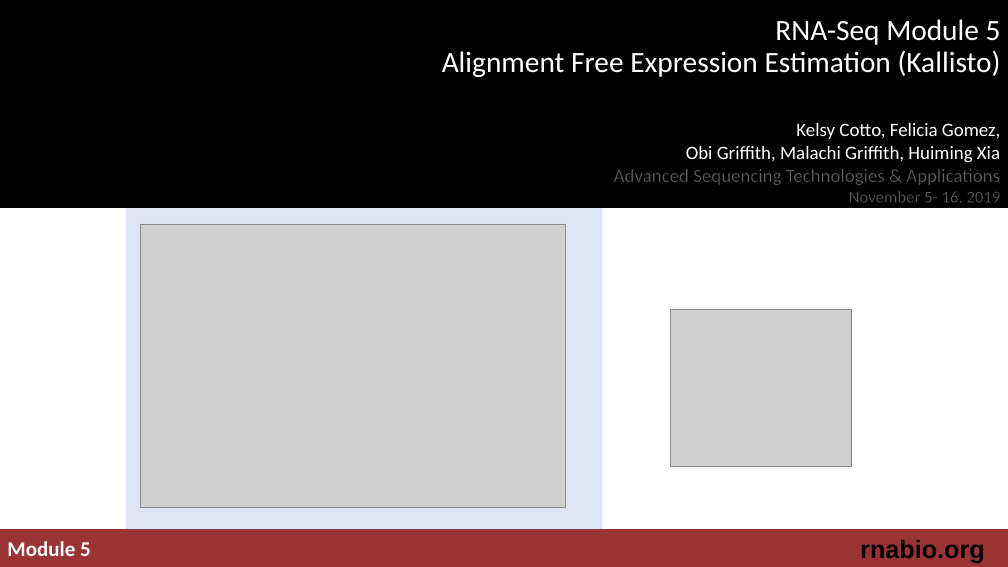
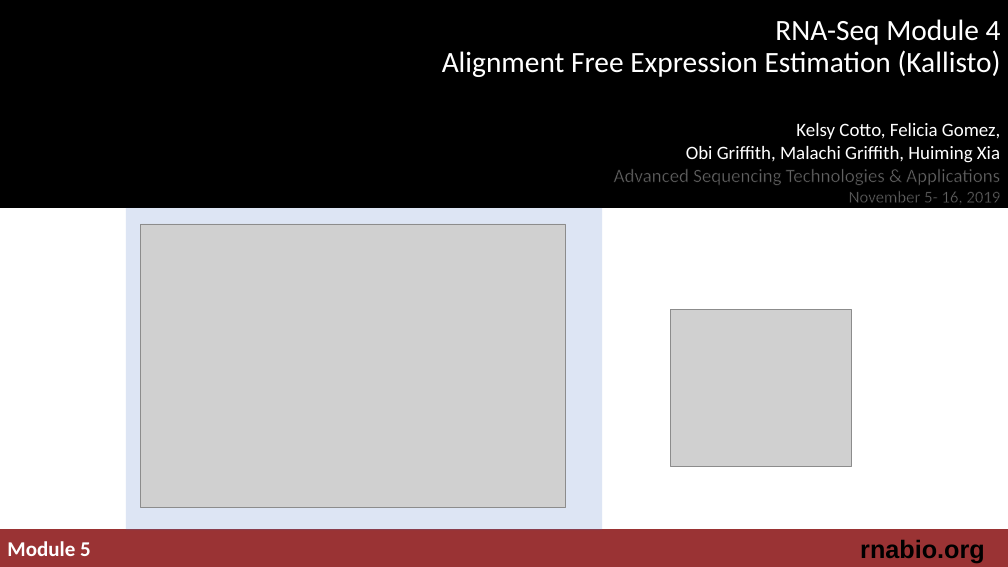
Before and after one commit to griffithlab/rnabio.org, a slide deck: slide 1 of assets/lectures/cshl/2019/mini/RNASeq_MiniLecture_04_01_AlignmentFreeKallisto.pptx. Drawn at 1008x567 pixels with LibreOffice and Linux fonts; fonts in the diff are those of the drawing; grey boxes stand for pictures; background and template pictures are left out. Boxes give left, top, right and bottom in pixels: in the first picture for what was removed or moved away, otherwise in the second. Text is boxed around its words. In the diff, an @@ line names an element or a change of style, - is before the commit and + after.

Commit message:
update lectures to have correct module

```diff
--- a/assets/lectures/cshl/2019/mini/RNASeq_MiniLecture_04_01_AlignmentFreeKallisto.pptx
+++ b/assets/lectures/cshl/2019/mini/RNASeq_MiniLecture_04_01_AlignmentFreeKallisto.pptx
@@ text at <box>442,19,1001,77</box>: text changed @@
-RNA-Seq Module 5
-Alignment Free Expression Estimation (Kallisto)
+RNA-Seq Module 4
+Alignment Free Expression Estimation (Kallisto)
```
Also in this commit, not shown: 17 other files.
